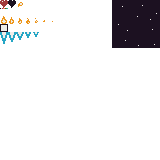
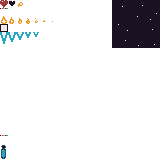
Layer changes from the first 160×160 image to the second:
painted on "Lag" over [0, 0, 16, 159]
